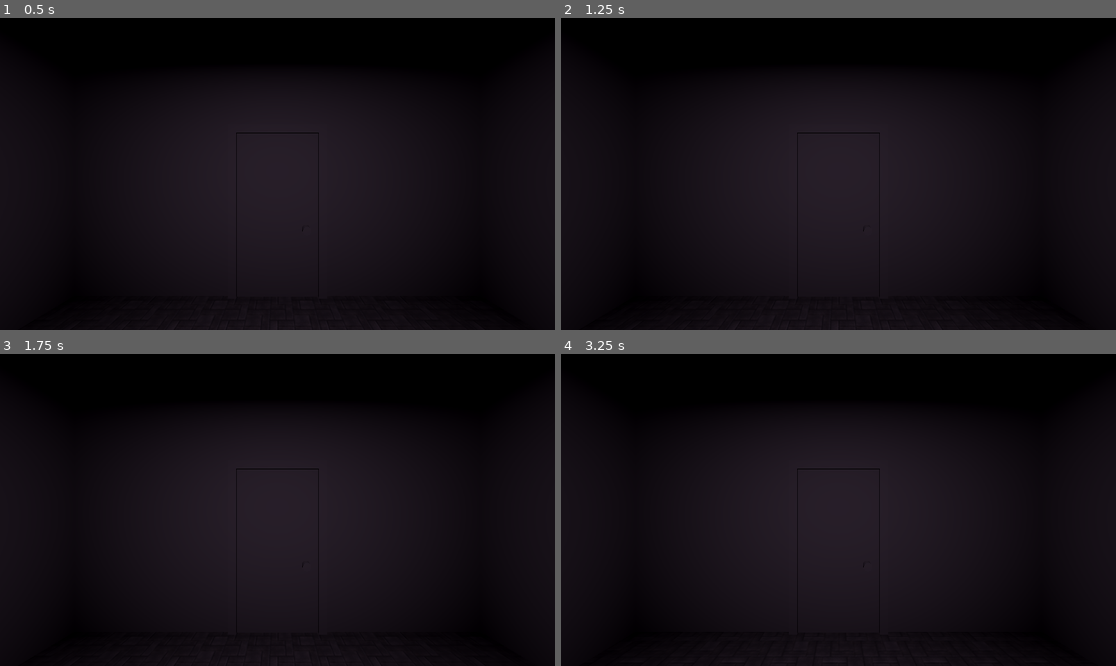
Above: before the commit, frames 1-4 (two rows, left to right).
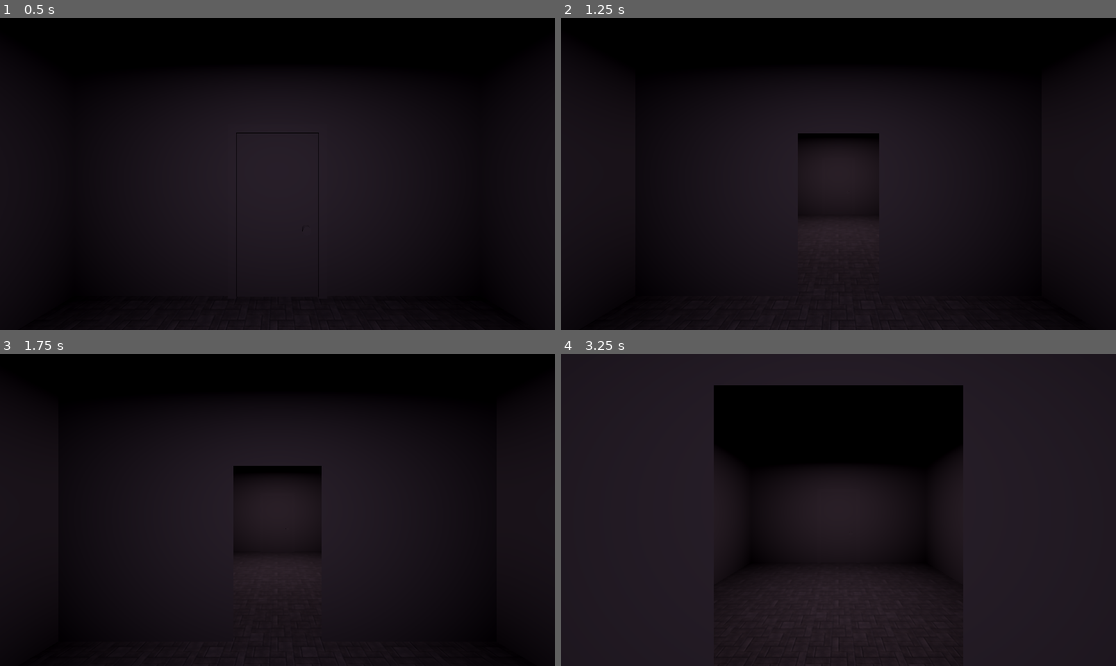
Above: after the commit, the same moments.

Repository: denniscarr/door
Game: Godot game, scene res://main/main.tscn
Same seed, same stepped clock (60 frames per second), same inputs: the game is played once before the commit and once after it.
Inputs:
- Up to frame 1 (0.5 s): no input
- Up to frame 2 (1.25 s): tap Enter at 0.5 s; hold Up (move_forward) from 0.53 s (still down)
- Up to frame 3 (1.75 s): keep holding Up (move_forward)
- Up to frame 4 (3.25 s): release Up (move_forward) at 2.03 s; hold Left (turn_left) from 2.03 s (still down)

Frame 1 is identical in both runs. In frame 2, 0.5% of the frame differs, in the area x 42-58%, y 36-69%; in frame 3, 0.6%; in frame 4, 26%, in the area x 0-100%, y 0-100%.

Commit message:
Add basic version of room transition

Diff:
--- a/global/constants.gd
+++ b/global/constants.gd
@@ -1,2 +1,5 @@
 class_name Constants
+
 enum CompassDir { NORTH, SOUTH, EAST, WEST }
+
+const ROOM_SIZE: float = 5.0
--- a/main/main.gd
+++ b/main/main.gd
@@ -1,16 +1,18 @@
 extends Node3D
-
-const ROOM_SIZE: float = 5.0
 
 @export var _starting_room: Room
 @export var _room_scene: PackedScene
+@export var _player: Player
 @export_range(0, 99) var _starting_seed_x: int = 49
 @export_range(0, 99) var _starting_seed_y: int = 49
 
 var _player_coordinates: Vector2i
+var _current_room: Room
 
 
 func _ready():
+	_player.request_move.connect(_on_player_request_move)
+	_current_room = _starting_room
 	_starting_room.initialize(_get_seed())
 
 
@@ -23,6 +25,41 @@
 
 func _create_room(coordinates: Vector2) -> Room:
 	var new_room := _room_scene.instantiate() as Room
-	new_room.global_position.x = coordinates.x * ROOM_SIZE
-	new_room.global_position.z = coordinates.y * ROOM_SIZE
+	add_child(new_room)
+	new_room.global_position.x = coordinates.x * Constants.ROOM_SIZE
+	new_room.global_position.z = coordinates.y * Constants.ROOM_SIZE
 	return new_room
+
+
+func _do_enter_room_sequence(dir: Constants.CompassDir):
+	match dir:
+		Constants.CompassDir.NORTH:
+			_player_coordinates.y -= 1
+		Constants.CompassDir.SOUTH:
+			_player_coordinates.y += 1
+		Constants.CompassDir.EAST:
+			_player_coordinates.x += 1
+		Constants.CompassDir.WEST:
+			_player_coordinates.x -= 1
+
+	var next_room := _create_room(_player_coordinates)
+	next_room.initialize(_get_seed())
+	next_room.create_opening_for_entering(dir)
+
+	await _current_room.do_open_door(dir)
+
+	_player.move_to_next_room()
+
+	await _player.entered_room
+
+	next_room.close_opening_after_entering(dir)
+	_current_room.queue_free()
+	_current_room = next_room
+
+
+func _on_player_request_move(dir: Constants.CompassDir):
+	if not _current_room.does_wall_have_door(dir):
+		print("You can't move in that direction because there's no door.")
+		return
+
+	_do_enter_room_sequence(dir)
--- a/main/main.tscn
+++ b/main/main.tscn
@@ -4,10 +4,11 @@
 [ext_resource type="Script" uid="uid://ba4jd4ynh4bvu" path="res://main/main.gd" id="1_pjrb6"]
 [ext_resource type="PackedScene" uid="uid://ddxdkvqstcq6o" path="res://room/room.tscn" id="3_xwkvk"]
 
-[node name="Main" type="Node3D" node_paths=PackedStringArray("_starting_room")]
+[node name="Main" type="Node3D" node_paths=PackedStringArray("_starting_room", "_player")]
 script = ExtResource("1_pjrb6")
 _starting_room = NodePath("Room")
 _room_scene = ExtResource("3_xwkvk")
+_player = NodePath("Player")
 _starting_seed_y = 46
 
 [node name="Player" parent="." instance=ExtResource("1_53q0u")]
--- a/player/player.gd
+++ b/player/player.gd
@@ -2,6 +2,7 @@
 extends Node3D
 
 signal request_move(dir: Constants.CompassDir)
+signal entered_room
 
 enum State {
 	IDLE,
@@ -19,11 +20,16 @@
 	_fsm_controller.register_state(State.IDLE, _define_idle_state())
 	_fsm_controller.register_state(State.TURNING_LEFT, _define_turning_left_state())
 	_fsm_controller.register_state(State.TURNING_RIGHT, _define_turning_right_state())
+	_fsm_controller.register_state(State.MOVING_FORWARD, _define_moving_forward_state())
 	_fsm_controller.switch_state(State.IDLE)
 
 
 func _input(event: InputEvent):
 	_fsm_controller.input(event)
+
+
+func move_to_next_room():
+	_fsm_controller.switch_state(State.MOVING_FORWARD)
 
 
 func _create_turning_tween(target_angle: float) -> Tween:
@@ -91,6 +97,13 @@
 	var state := FsmState.new()
 
 	state.enter_callback = func():
-		pass
+		var target_pos := global_position
+		target_pos += -transform.basis.z * Constants.ROOM_SIZE
+		var move_tween := create_tween()
+		move_tween.tween_property(self, "global_position", target_pos, 5.0)
+		move_tween.tween_callback(_fsm_controller.switch_state.bind(State.IDLE))
+
+	state.exit_callback = func():
+		entered_room.emit()
 
 	return state
--- a/room/room.gd
+++ b/room/room.gd
@@ -26,9 +26,36 @@
 	for i: int in range(num_doors):
 		print("Putting door on wall: %s" % Constants.CompassDir.keys()[possible_dirs[i]])
 		var wall := _get_wall_by_dir(possible_dirs[i])
-		wall.create_door()
+		wall.add_door()
 
 	_spot_light.light_color = Color.from_hsv(randf(), 0.2, 0.8)
+
+
+## Use during the walking animation to force an opening into this room from the one that
+## the player's walking into it from.
+func create_opening_for_entering(walk_dir: Constants.CompassDir):
+	var wall_dir := _get_opposite_dir(walk_dir)
+	_get_wall_by_dir(wall_dir).force_opening()
+
+
+## Call after the player has entered the room and finished the animation
+func close_opening_after_entering(walk_dir: Constants.CompassDir):
+	var wall_dir := _get_opposite_dir(walk_dir)
+	_get_wall_by_dir(wall_dir).close_opening()
+
+
+func does_wall_have_door(wall_dir: Constants.CompassDir) -> bool:
+	var target_wall := _get_wall_by_dir(wall_dir)
+	return target_wall.has_door
+
+
+func do_open_door(dir: Constants.CompassDir):
+	if not does_wall_have_door(dir):
+		print("No door!")
+		return
+
+	var target_wall := _get_wall_by_dir(dir)
+	await target_wall.do_open_door()
 
 
 func _get_wall_by_dir(dir: Constants.CompassDir) -> Wall:
@@ -41,3 +68,15 @@
 			return _wall_e
 		_, Constants.CompassDir.WEST:
 			return _wall_w
+
+
+func _get_opposite_dir(dir: Constants.CompassDir) -> Constants.CompassDir:
+	match dir:
+		Constants.CompassDir.NORTH:
+			return Constants.CompassDir.SOUTH
+		Constants.CompassDir.SOUTH:
+			return Constants.CompassDir.NORTH
+		Constants.CompassDir.EAST:
+			return Constants.CompassDir.WEST
+		_, Constants.CompassDir.WEST:
+			return Constants.CompassDir.EAST
--- a/room/room.tscn
+++ b/room/room.tscn
@@ -23,10 +23,10 @@
 [node name="WallS" parent="." instance=ExtResource("2_j33j0")]
 transform = Transform3D(-1, 0, -8.742278e-08, 0, 1, 0, 8.742278e-08, 0, -1, 0, 0, 2.5)
 
-[node name="WallE" parent="." instance=ExtResource("2_j33j0")]
+[node name="WallW" parent="." instance=ExtResource("2_j33j0")]
 transform = Transform3D(-4.371139e-08, 0, 1, 0, 1, 0, -1, 0, -4.371139e-08, -2.5, 0, 0)
 
-[node name="WallW" parent="." instance=ExtResource("2_j33j0")]
+[node name="WallE" parent="." instance=ExtResource("2_j33j0")]
 transform = Transform3D(-4.371139e-08, 0, -1, 0, 1, 0, 1, 0, -4.371139e-08, 2.5, 0, 0)
 
 [node name="SpotLight3D" type="SpotLight3D" parent="."]
--- a/room/wall.gd
+++ b/room/wall.gd
@@ -1,12 +1,44 @@
 class_name Wall
-extends Node
+extends Node3D
 
 @export var _door_tile_1: MeshInstance3D
 @export var _door_tile_2: MeshInstance3D
 @export var _door: Node
 
+var has_door: bool:
+	get:
+		return _has_door
+var _has_door: bool
 
-func create_door():
+
+func add_door():
 	_door_tile_1.visible = false
 	_door_tile_2.visible = false
 	_door.visible = true
+	_has_door = true
+
+
+func do_open_door():
+	if not _has_door:
+		return
+
+	# Temp, replace with better animation eventually
+	await get_tree().create_timer(0.5).timeout
+	_door.visible = false
+	await get_tree().create_timer(0.5).timeout
+
+
+## Use this to force an opening during the door transition
+func force_opening():
+	_door.visible = false
+	_door_tile_1.visible = false
+	_door_tile_2.visible = false
+
+
+func close_opening():
+	if _has_door:
+		add_door()
+	else:
+		_door.visible = false
+		_door_tile_1.visible = true
+		_door_tile_2.visible = true
